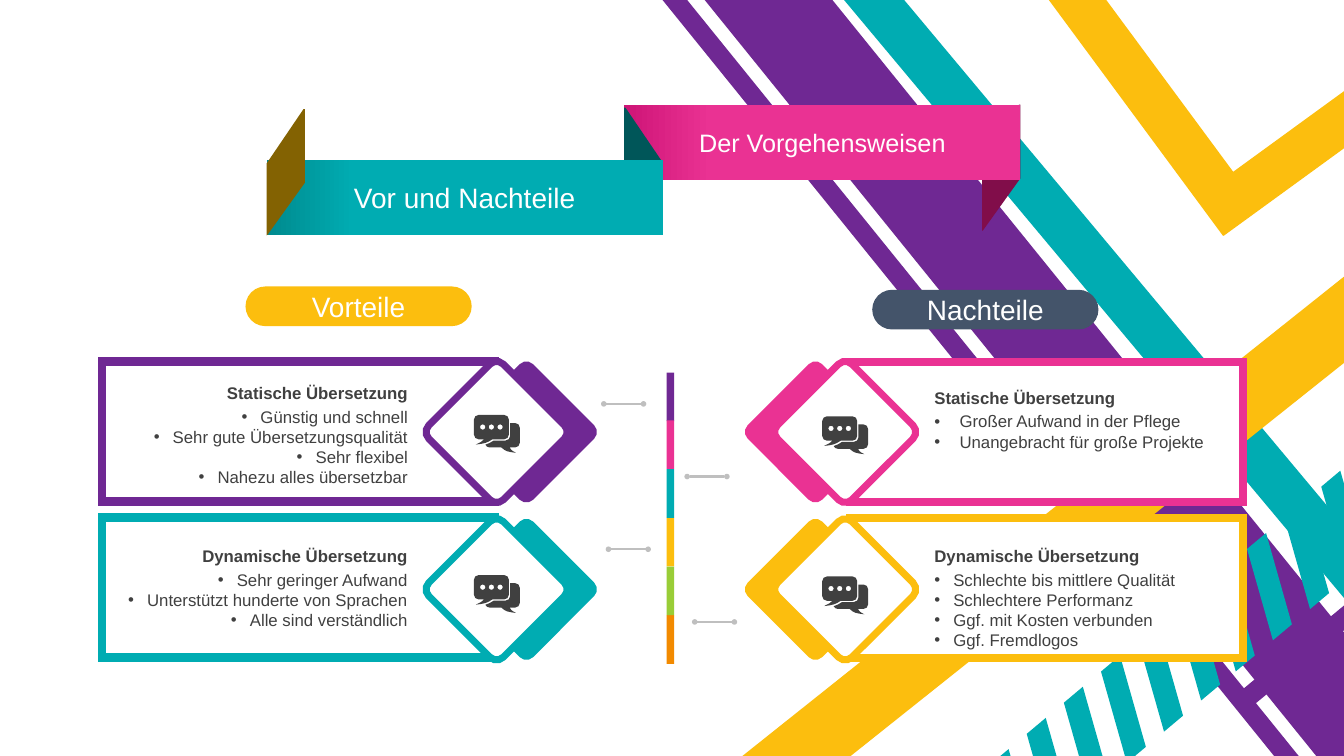
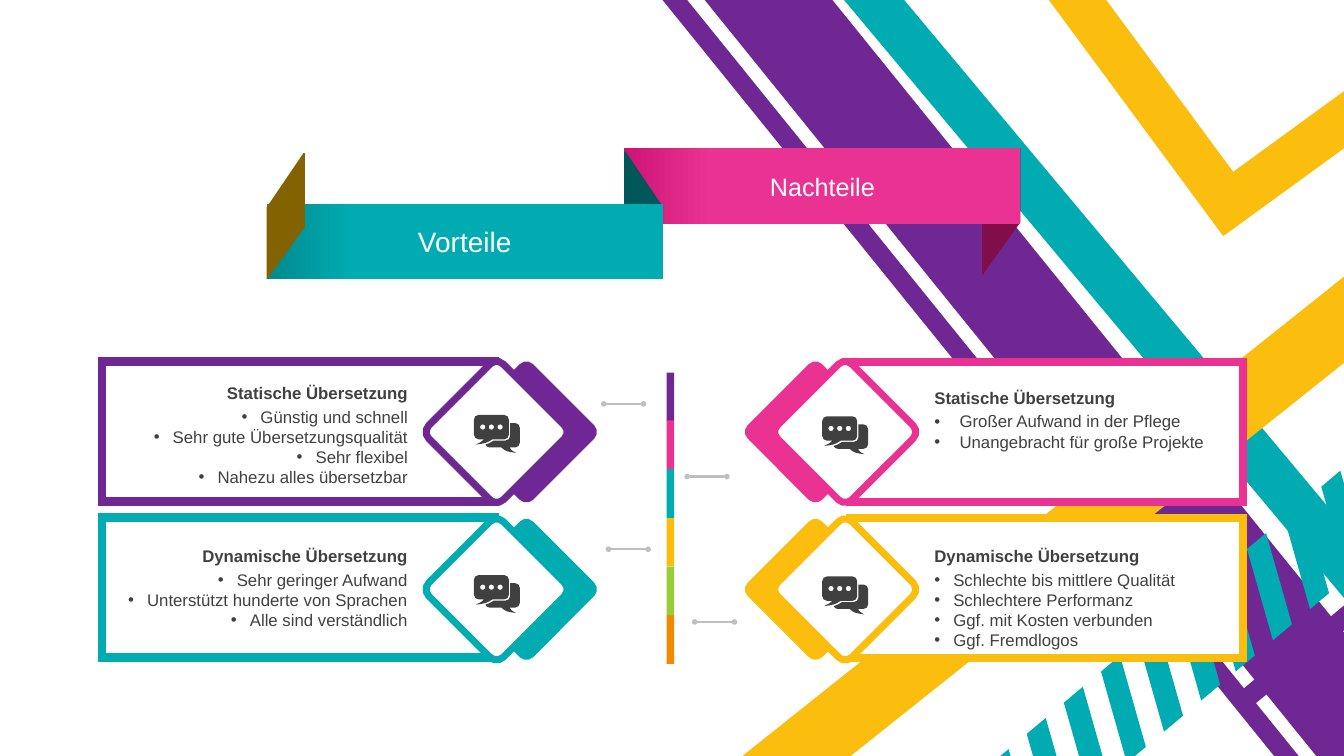
Before and after one commit to Eyssamsh/gui, a slide deck: slide 14 of guiProjekt/downloads/Final Präsentation Mehrsprachigkeit.pptx (slide 9 before the commit). Drawn at 1344x756 pixels with LibreOffice and Linux fonts; fonts in the diff are those of the drawing. Boxes give left, top, right and bottom in pixels: in the first picture for what was removed or moved away, otherwise in the second. Text is boxed around its words. In the diff, an @@ line names an element or a change of style, - is before the commit and + after.

```diff
--- a/guiProjekt/downloads/Final Präsentation Mehrsprachigkeit.pptx
+++ b/guiProjekt/downloads/Final Präsentation Mehrsprachigkeit.pptx
@@ 3 freeform shapes, 1 rectangle: place and size @@
-3 freeform shapes, 1 rectangle at [266,105,1020,235]
+3 freeform shapes, 1 rectangle at [266,148,1020,279]
@@ rectangle removed at [266,159,662,235] @@
-Vor und Nachteile
@@ text in rectangle at [770,177,875,197]: text changed @@
-Der Vorgehensweisen
+Nachteile
@@ rectangle "Vorteile": place and size @@
-rectangle "Vorteile" at [246,286,472,326]
+rectangle "Vorteile" at [266,204,662,279]
@@ rectangle "Vorteile" at [266,204,662,279]: rounded rectangle to rectangle; fill #FCBE0E to gradient #00ACB2 to #008A8E @@
@@ rounded rectangle removed at [872,290,1098,330] @@
-Nachteile
```
Also in this commit, not shown: 9 other slides changed, 2 slides added, 4 slides removed.
